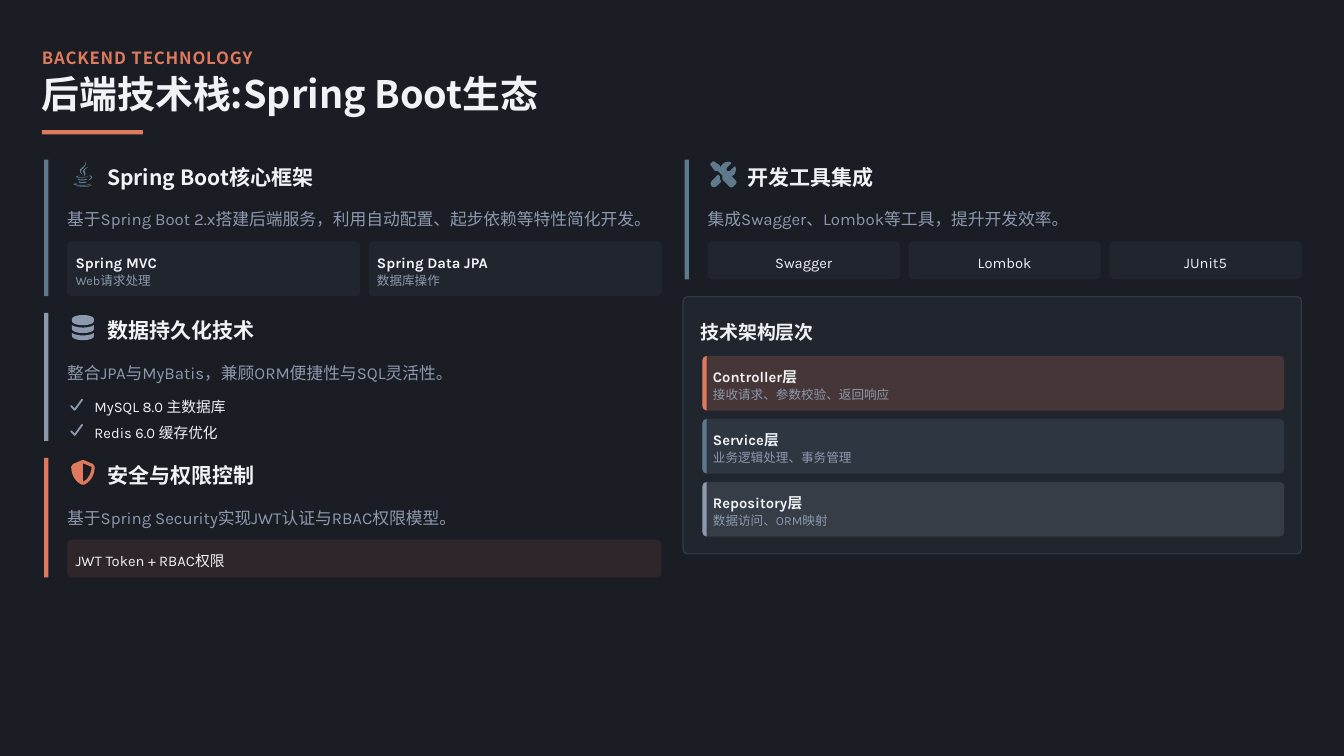
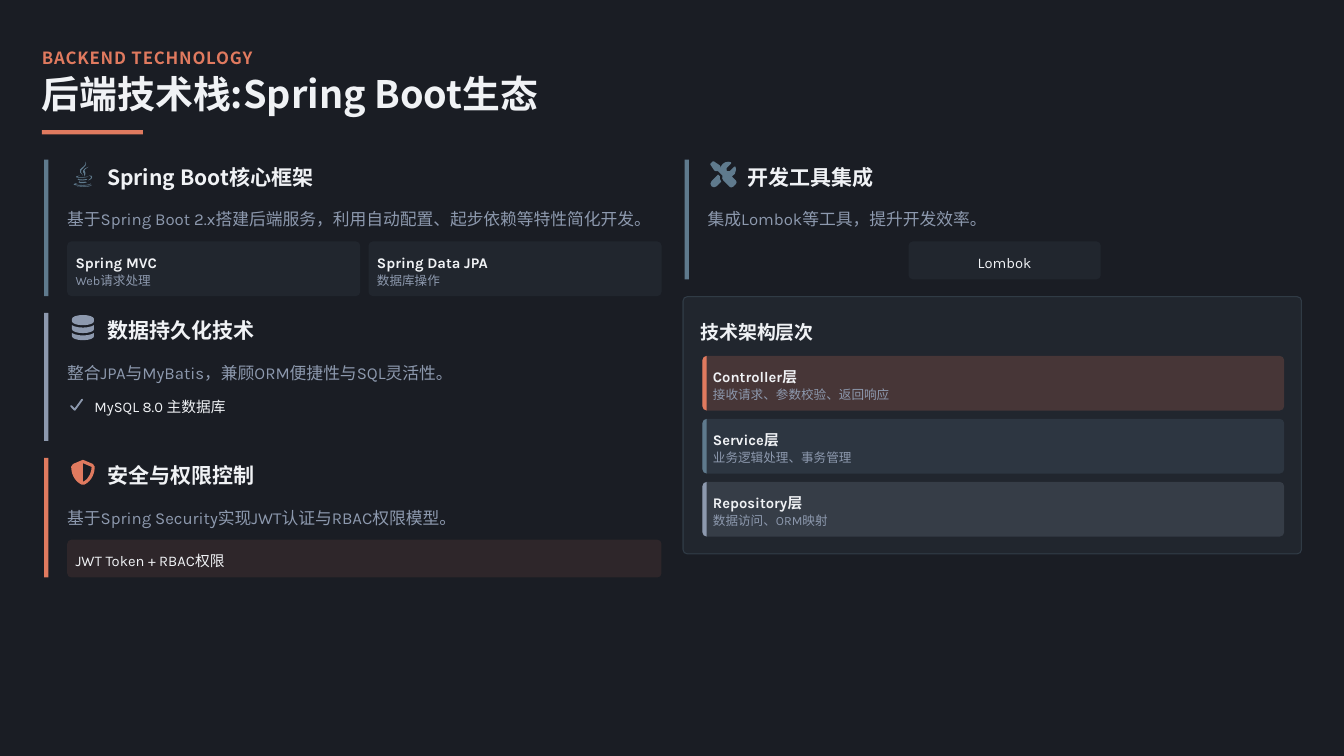
Before and after one commit to fish68517/VUE-SpringBoot-Mysql, a slide deck: slide 12 of doc/基于Spring Boot + Vue的沈阳音乐节管理系统设计与实现.pptx. Drawn at 1344x756 pixels with LibreOffice and Linux fonts; fonts in the diff are those of the drawing. Boxes give left, top, right and bottom in pixels: in the first picture for what was removed or moved away, otherwise in the second. Text is boxed around its words. In the diff, an @@ line names an element or a change of style, - is before the commit and + after.

```diff
--- a/doc/基于Spring Boot + Vue的沈阳音乐节管理系统设计与实现.pptx
+++ b/doc/基于Spring Boot + Vue的沈阳音乐节管理系统设计与实现.pptx
@@ text at [708,211,987,227]: text changed @@
-集成Swagger、Lombok等工具，提升开发效率。
+集成Lombok等工具，提升开发效率。
@@ freeform shape removed at [708,241,900,279] @@
@@ text removed at [775,258,832,272] @@
-Swagger
@@ freeform shape removed at [1110,241,1302,279] @@
@@ text removed at [1184,258,1227,268] @@
-JUnit5
@@ freeform shape removed at [70,422,83,436] @@
@@ text removed at [94,425,218,439] @@
-Redis 6.0 缓存优化
```
Also in this commit, not shown: 5 other slides changed, 1 slide removed, 3 other files.
